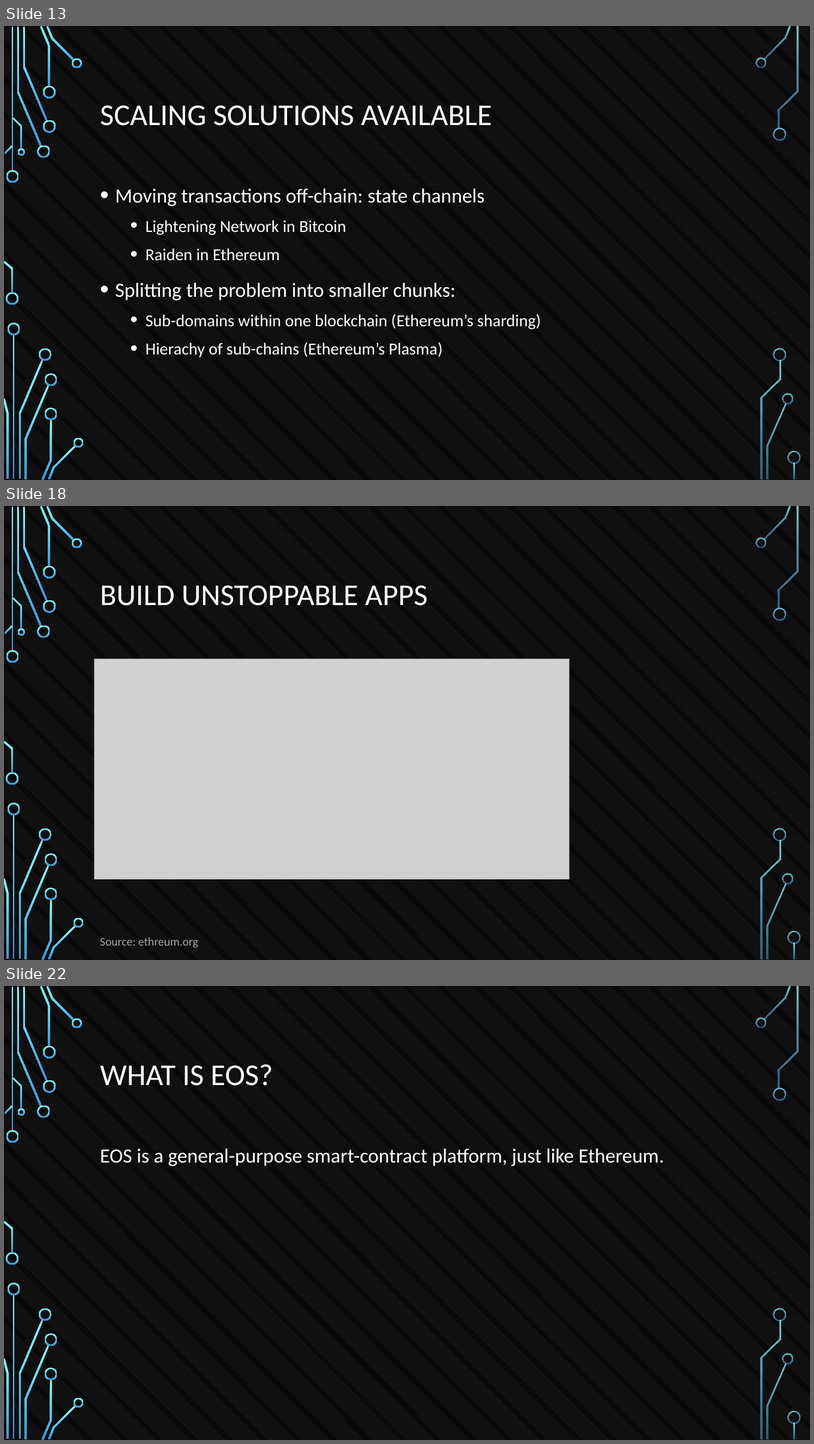
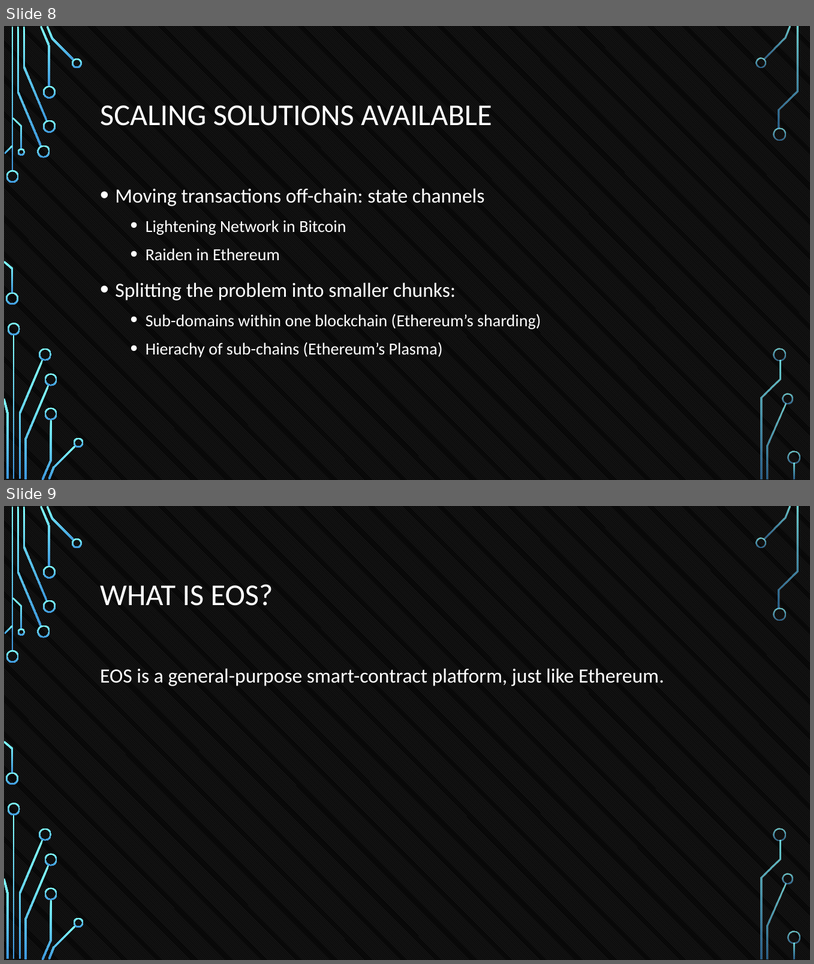
Before and after one commit to tokenika/tokenika.github.io, a slide deck: WarsawBlock(3).pptx. Shown one above the other, each under a label of ours: slides 13, 18 and 22 before the commit, slides 8 and 9 after it; the slides between them are not shown. The pictures are 814x1444 and 814x964 pixels, drawn with LibreOffice and Linux fonts; fonts in the diff are those of the drawing; grey boxes stand for pictures; background and template pictures are left out. Boxes give left, top, right and bottom in pixels: in the first picture for what was removed or moved away, otherwise in the second. Text is boxed around its words. In the diff, an @@ line names an element or a change of style, - is before the commit and + after.

```diff
--- a/WarsawBlock(3).pptx
+++ b/WarsawBlock(3).pptx
@@ slide 18 removed at (4,506,810,960), background pattern #595959 on #000000; not listed: 36 template elements that a slide beside it also shows @@
@@ title removed at (100,585,428,606) @@
-BUILD UNSTOPPABLE APPS
@@ picture removed at (94,658,570,879) @@
@@ text removed at (100,937,198,948) @@
-Source: ethreum.org
@@ what was slide 13 is now slide 8 @@
@@ what was slide 22 is now slide 9 @@
```
Also in this commit, not shown: 2 slides changed, 13 other slides removed, 3 other files.
